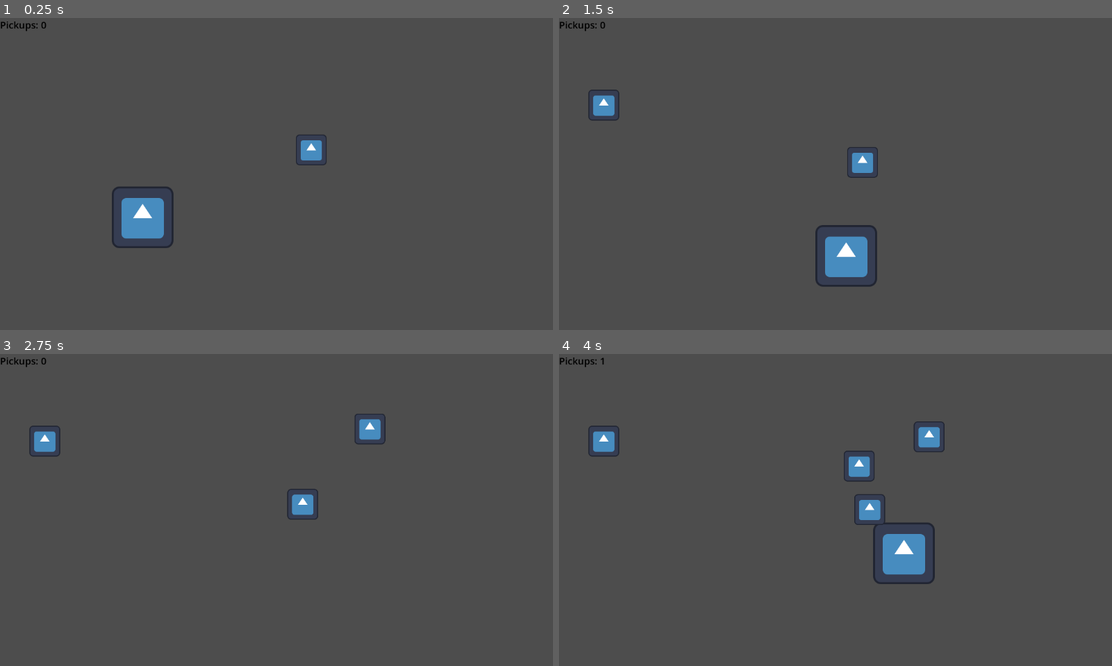
Above: before the commit, frames 1-4 (two rows, left to right).
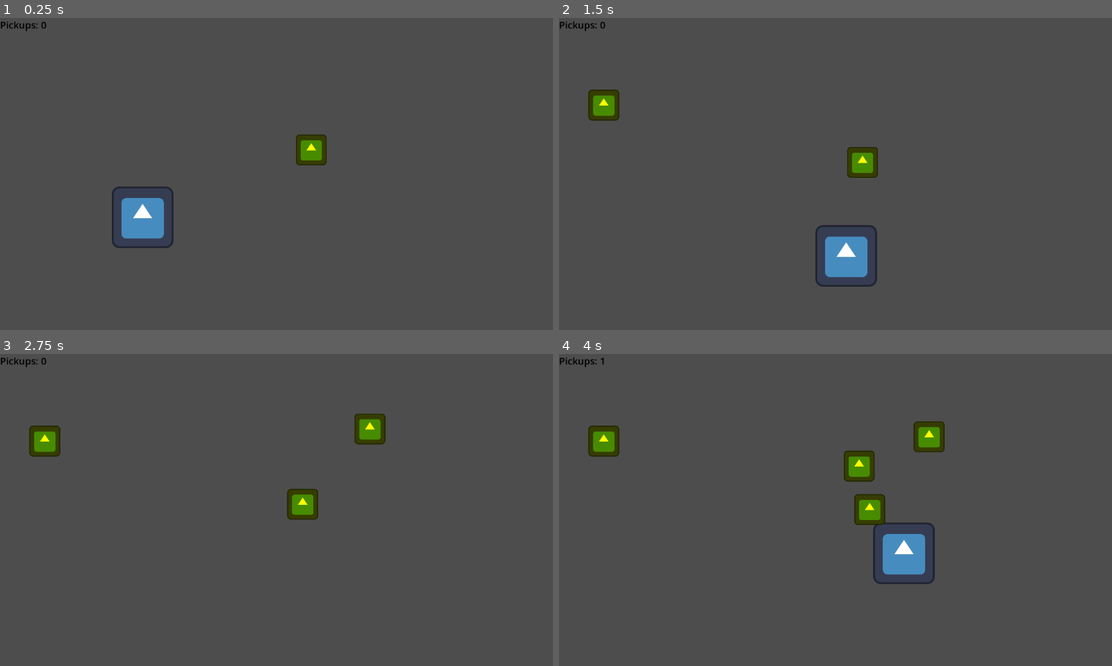
Above: after the commit, the same moments.

Repository: ConnorTamme/CMPT-306-Labs
Game: Godot game, scene res://Scenes/game.tscn
Two runs of this game, one before a commit and one after it. Both use one fixed random seed, a clock stepped at 60 frames per second and the inputs below. The engine's default icon, where the game draws it, is replaced by a stand-in: a white triangle on a blue panel in a dark square.
Inputs:
- Up to frame 1 (0.25 s): no input
- Up to frame 2 (1.5 s): tap Enter at 0.5 s; hold D (right) 0.53-1.28 s; hold S (down) from 1.28 s (still down)
- Up to frame 3 (2.75 s): release S (down) at 2.03 s; hold D (right) from 2.03 s (still down)
- Up to frame 4 (4 s): tap Space at 2.75 s; release D (right) at 2.78 s; hold W (up) 2.78-3.53 s; hold A (left) from 3.53 s (still down)

The runs differ from the first frame. In frame 1, 0.5% of the frame differs, in the area x 53-60%, y 37-48%; in frame 2, 1.1%; in frame 3, 1.6%; in frame 4, 2.2%, in the area x 5-70%, y 21-55%.

Commit message:
Forgor to modulate color of pickup

Diff:
--- a/Lab_2/Pickups/pickup.tscn
+++ b/Lab_2/Pickups/pickup.tscn
@@ -15,6 +15,7 @@
 script = ExtResource("1_npsnu")
 
 [node name="Sprite2D" type="Sprite2D" parent="."]
+modulate = Color(1, 1, 0, 1)
 texture = ExtResource("1_ct3y0")
 
 [node name="PickupShape" type="CollisionShape2D" parent="."]
